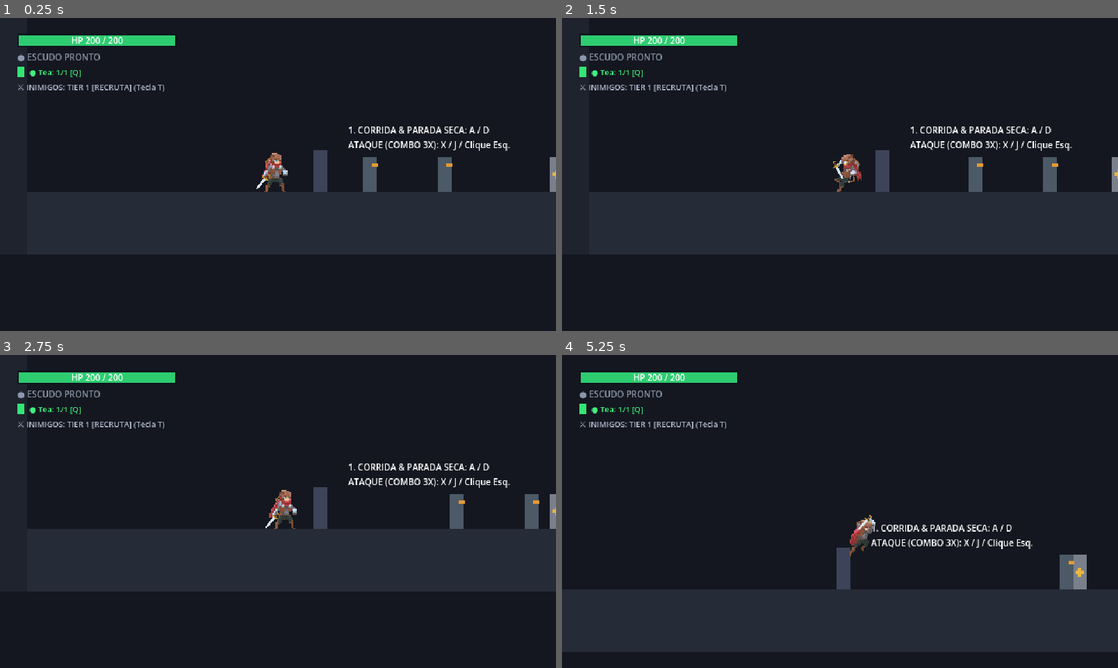
Above: before the commit, frames 1-4 (two rows, left to right).
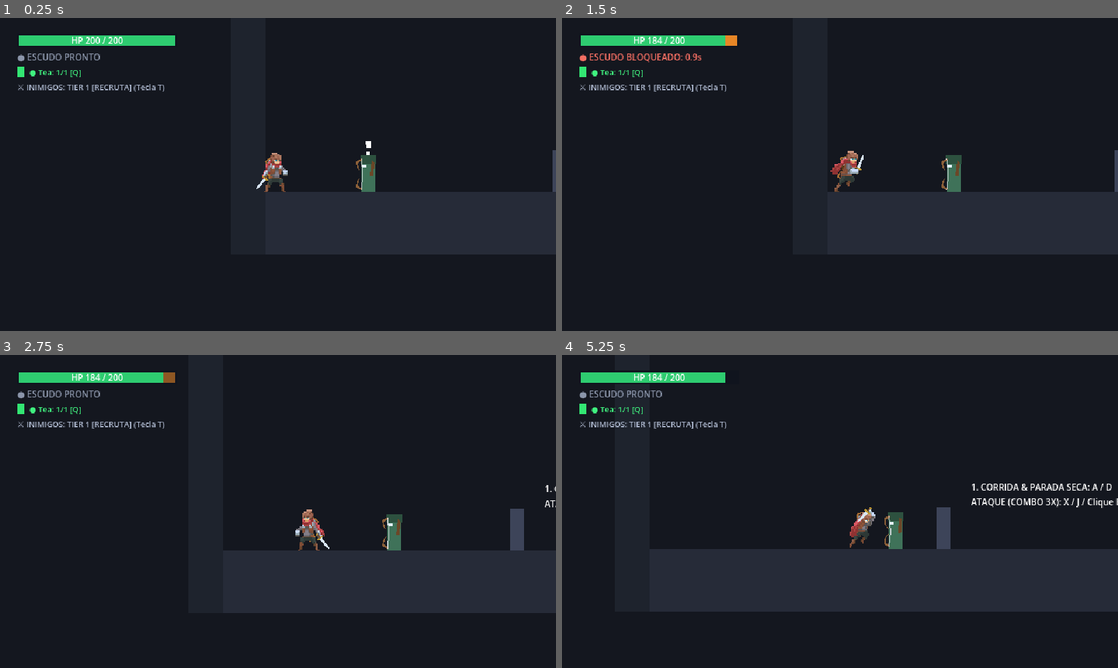
Above: after the commit, the same moments.

Repository: Theadrill/Godot-Roguelike-Prototype
Game: Godot game, scene res://src/world/movement_gym.tscn
The game is run twice, just before and just after one commit, with the same random seed, the same clock (stepped at 60 frames per second) and the same inputs.
Inputs (mouse positions are in pixels of both pictures, inside the frame that each line leads up to):
- Up to frame 1 (0.25 s): no input
- Up to frame 2 (1.5 s): tap A (move_left) at 0.5, 1.25 s; move the mouse to (962, 158) at 0.52 s; press the mouse at (962, 158) at 0.53 s; hold D (move_right) from 0.53 s (still down); tap Space (jump) at 0.77 s; move the mouse to (728, 190) at 1.27 s; release the mouse at (728, 190) at 1.28 s; right-click (728, 190) at 1.35 s
- Up to frame 3 (2.75 s): tap Space (jump) at 1.52 s; tap A (move_left) at 2 s; move the mouse to (333, 442) at 2.02 s; release D (move_right) at 2.03 s; hold A (move_left) from 2.03 s (still down); hold Q (heal) from 2.03 s (still down)
- Up to frame 4 (5.25 s): move the mouse to (812, 574) at 2.77 s; release A (move_left) at 2.78 s; release Q (heal) at 2.78 s; hold D (move_right) 2.78-4.28 s; tap E (interact) at 2.85 s; click (812, 574) at 2.92 s; tap Space (jump) at 3.02, 3.77, 4.52 s; tap A (move_left) at 3.5, 4.25 s; move the mouse to (1006, 558) at 3.52 s; hold Keypad 2 (look_down) 3.53-4.28 s; move the mouse to (673, 464) at 4.27 s; hold A (move_left) 4.28-5.03 s; tap Keypad 4 (look_left) at 4.35 s; move the mouse to (867, 511) at 5.02 s; hold D (move_right) from 5.03 s (still down); tap Keypad 6 (look_right) at 5.1 s; click (867, 511) at 5.17 s

The runs differ from the first frame. In frame 1, 9.1% of the frame differs, in the area x 4-100%, y 34-76%; in frame 2, 10%; in frame 3, 17%; in frame 4, 27%, in the area x 0-100%, y 5-95%.

Commit message:
fix(ui): hide and lock VignetteRect in editor so it does not intercept 2D clicks

Diff:
--- a/assets/player/adventurer/player_frames.tres
+++ b/assets/player/adventurer/player_frames.tres
@@ -294,12 +294,12 @@
 atlas = ExtResource("4_crouch_sheet")
 region = Rect2(83, 62, 83, 62)
 
+[sub_resource type="AtlasTexture" id="AtlasTexture_death_0"]
+atlas = ExtResource("25_death_sheet")
+region = Rect2(0, 0, 83, 62)
+
 [sub_resource type="AtlasTexture" id="AtlasTexture_roll_0"]
 atlas = ExtResource("7_roll_sheet")
-region = Rect2(0, 0, 83, 62)
-
-[sub_resource type="AtlasTexture" id="AtlasTexture_death_0"]
-atlas = ExtResource("25_death_sheet")
 region = Rect2(0, 0, 83, 62)
 
 [sub_resource type="AtlasTexture" id="AtlasTexture_roll_1"]
--- a/src/ui/low_health_vignette.tscn
+++ b/src/ui/low_health_vignette.tscn
@@ -17,6 +17,7 @@
 script = ExtResource("1_script")
 
 [node name="VignetteRect" type="ColorRect" parent="."]
+visible = false
 material = SubResource("ShaderMaterial_vignette")
 anchors_preset = 15
 anchor_right = 1.0
@@ -25,3 +26,4 @@
 grow_vertical = 2
 mouse_filter = 2
 color = Color(1, 1, 1, 1)
+metadata/_edit_lock_ = true
--- a/src/world/movement_gym.tscn
+++ b/src/world/movement_gym.tscn
@@ -215,7 +215,7 @@
 position = Vector2(121, 288)
 
 [node name="Soldier" parent="." unique_id=53509489 instance=ExtResource("3_soldier")]
-position = Vector2(35, 288)
+position = Vector2(32, 287)
 max_health = 165.0
 normal_damage = 36.0
 heavy_damage = 77.0
@@ -225,13 +225,13 @@
 tier_2_behavior = 1
 
 [node name="Archer" parent="." unique_id=1638382328 instance=ExtResource("4_archer")]
-position = Vector2(472, 176)
+position = Vector2(-232, 286)
 
 [node name="PickupItem" parent="." unique_id=1498765433 instance=ExtResource("6_pickup_item")]
 position = Vector2(960, 289)
 
 [node name="Player" parent="." unique_id=794960122 instance=ExtResource("1_player")]
-position = Vector2(-61, 288)
+position = Vector2(-336, 288)
 run_speed = 150.0
 wall_recovery_gravity_multiplier = 0.5
 slide_speed = 170.0
Not shown: 1 places in assets/player/adventurer/player_frames.tres that only renumber resources
